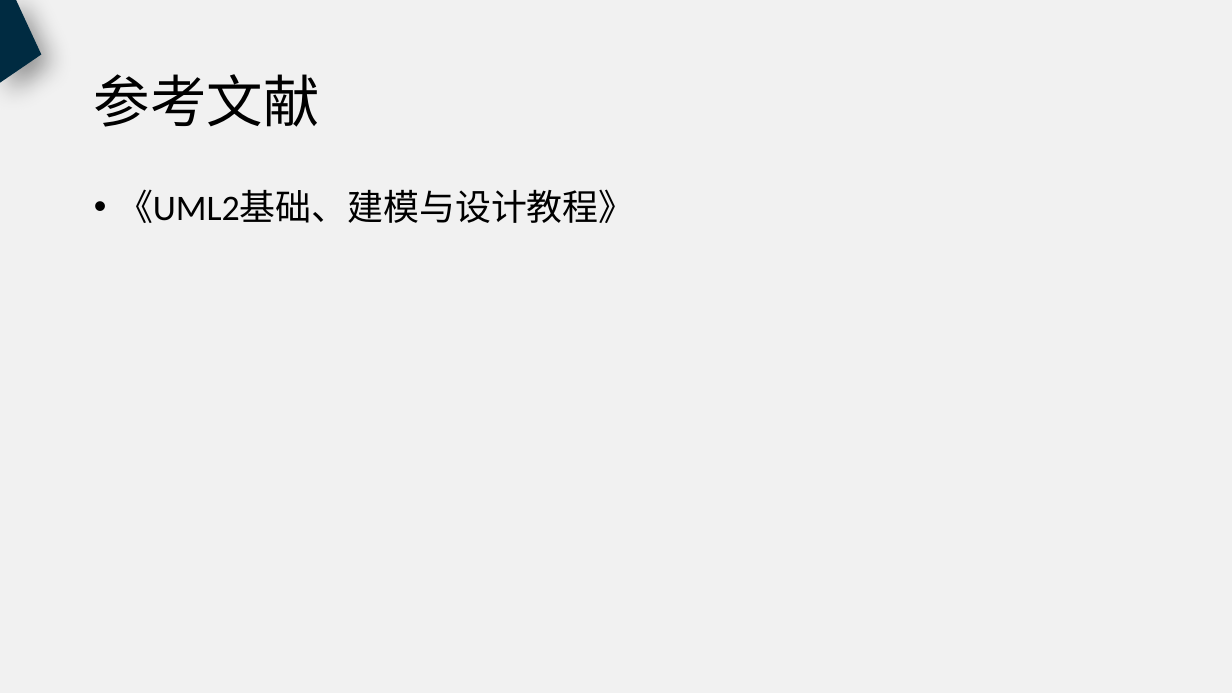
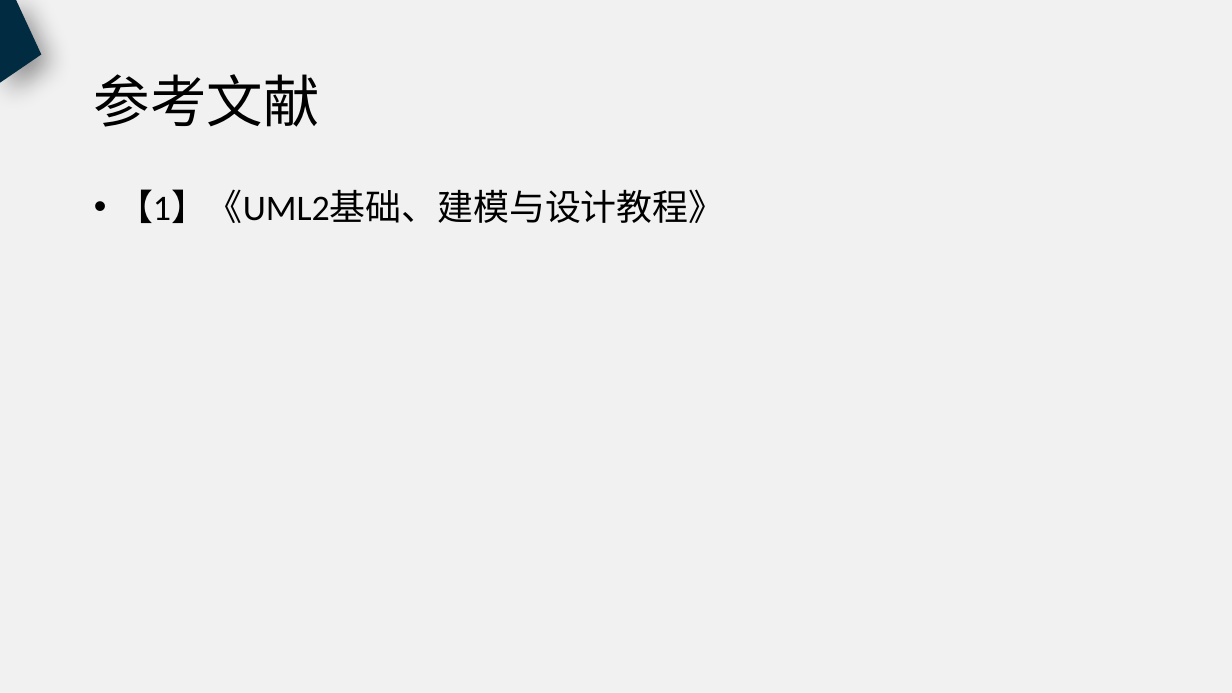
Before and after one commit to PRD2018-G18/PRD2018, a slide deck: slide 58 of 非受控文档/过程文档/UML工具/UML工具.pptx (slide 57 before the commit). Drawn at 1232x693 pixels with LibreOffice and Linux fonts; fonts in the diff are those of the drawing. Boxes give left, top, right and bottom in pixels: in the first picture for what was removed or moved away, otherwise in the second. Text is boxed around its words. In the diff, an @@ line names an element or a change of style, - is before the commit and + after.

```diff
--- a/非受控文档/过程文档/UML工具/UML工具.pptx
+++ b/非受控文档/过程文档/UML工具/UML工具.pptx
@@ text at [117,189,725,223]: text changed @@
-• 《UML2基础、建模与设计教程》
+• 【1】《UML2基础、建模与设计教程》
```
Also in this commit, not shown: 13 other slides changed, 1 slide added.
